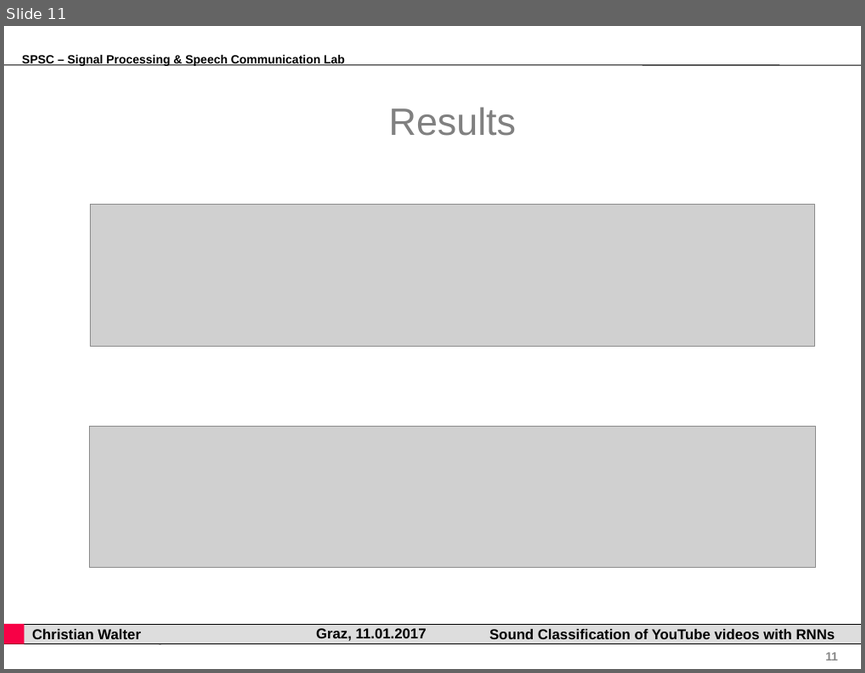
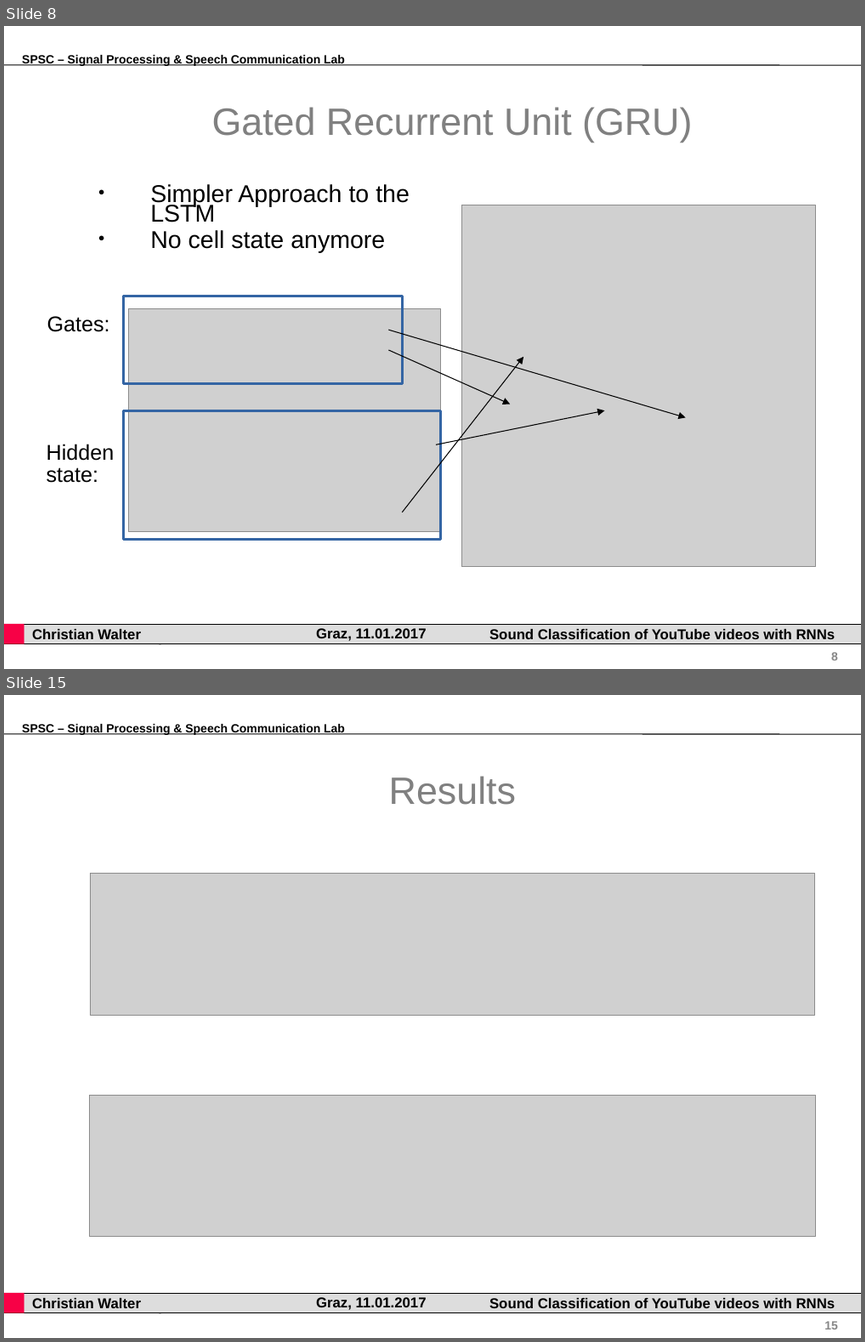
Before and after one commit to gartenschlaefer/present, a slide deck: bachelor_thesis/bachelor_thesis.ppt. Shown one above the other, each under a label of ours: slide 11 before the commit, slides 8 and 15 after it; the slides between them are not shown. The pictures are 865x673 and 865x1342 pixels, drawn with LibreOffice and Linux fonts; fonts in the diff are those of the drawing; grey boxes stand for pictures; background and template pictures are left out. Boxes give left, top, right and bottom in pixels: in the first picture for what was removed or moved away, otherwise in the second. Text is boxed around its words. In the diff, an @@ line names an element or a change of style, - is before the commit and + after.

```diff
--- a/bachelor_thesis/bachelor_thesis.ppt
+++ b/bachelor_thesis/bachelor_thesis.ppt
@@ slide 8 added at (4,26,861,669), background #FFFFFF; not listed: 8 template elements that a slide beside it also shows @@
@@ title added at (212,107,692,142), 32 pt, text #808080 @@
+Gated Recurrent Unit (GRU)
@@ text added at (150,184,409,253), 20.4 pt, text #000000 @@
+● Simpler Approach to the LSTM
+● No cell state anymore
@@ picture added at (461,205,816,567) @@
@@ rectangle added at (123,296,402,383), outline #3465A4 2.3 pt @@
@@ text added at (47,316,110,332), 18 pt, text #000000 @@
+Gates:
@@ picture added at (128,309,441,532) @@
@@ arrow added from (389, 329) to (685, 418), #000000 0.74 pt @@
@@ arrow added from (389, 350) to (510, 404), #000000 0.74 pt @@
@@ arrow added from (403, 512) to (523, 357), #000000 0.74 pt @@
@@ rectangle added at (123,411,441,539), outline #3465A4 2.3 pt @@
@@ arrow added from (436, 444) to (605, 411), #000000 0.74 pt @@
@@ text added at (46,443,114,482), 18 pt, text #000000 @@
+Hidden state:
@@ what was slide 11 is now slide 15 @@
@@ page number at (824,1321,838,1329): text changed @@
-11
+15
```
Also in this commit, not shown: 6 slides changed, 5 other slides added, 2 slides removed, 7 other files.
